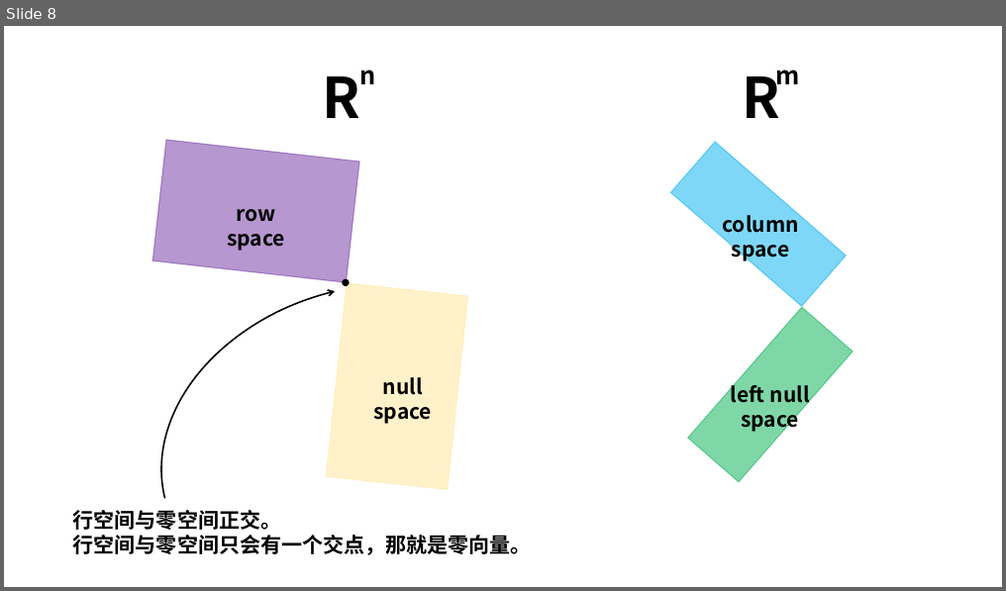
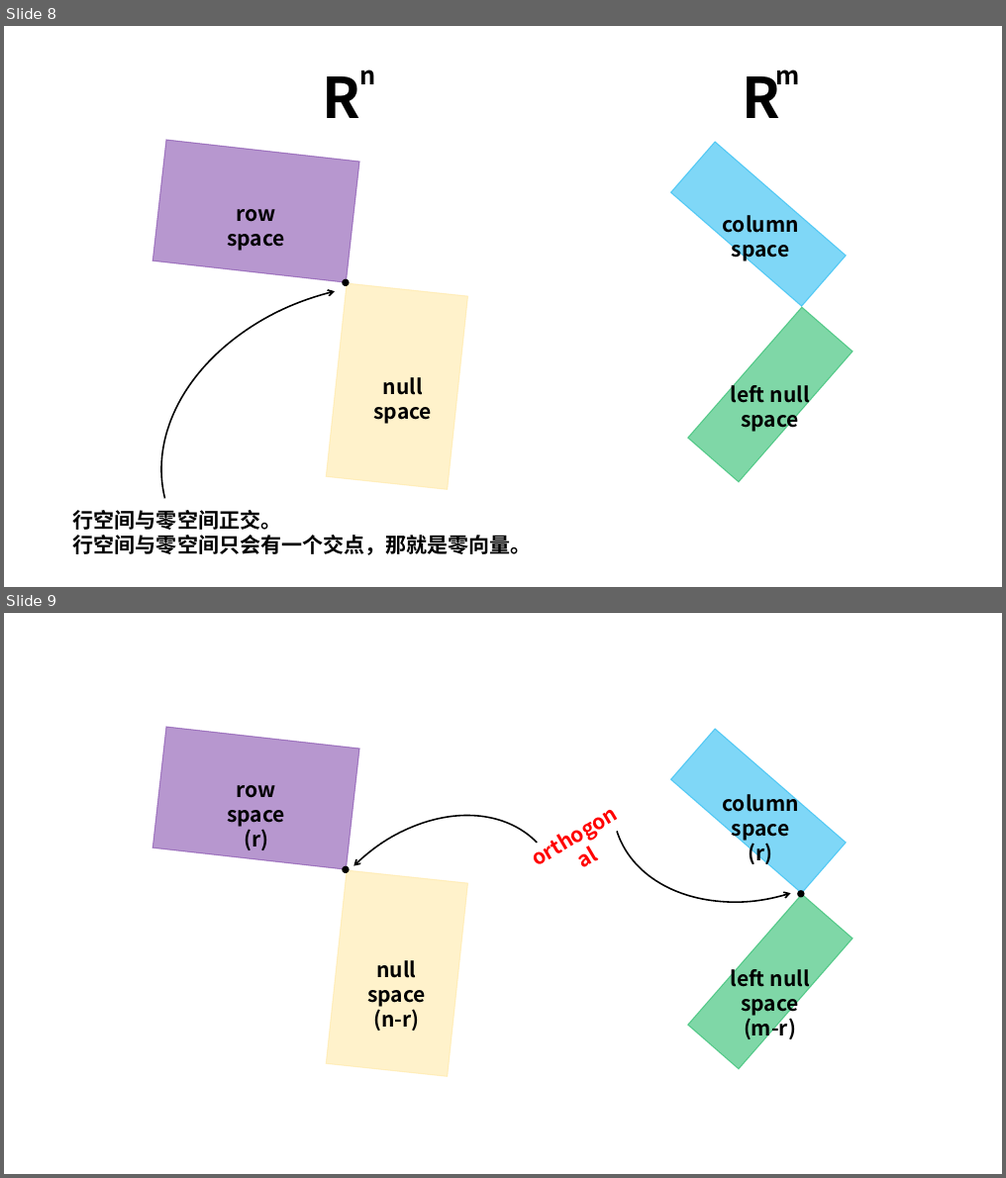
Before and after one commit to AnhaoROMA/LinearAlgebra-MIT, a slide deck: notes/campus.pptx. Shown one above the other, each under a label of ours: slide 8 before the commit, slides 8 and 9 after it. The pictures are 1006x591 and 1006x1178 pixels, drawn with LibreOffice and Linux fonts; fonts in the diff are those of the drawing. Boxes give left, top, right and bottom in pixels: in the first picture for what was removed or moved away, otherwise in the second. Text is boxed around its words. In the diff, an @@ line names an element or a change of style, - is before the commit and + after.

```diff
--- a/notes/campus.pptx
+++ b/notes/campus.pptx
@@ slide 9 added at bbox=[4, 613, 1002, 1174], background #FFFFFF @@
@@ arc (boxed as its full ellipse) added at bbox=[584, 637, 932, 938], outline #000000 1.5 pt @@
@@ rectangle added at bbox=[152, 727, 359, 870], fill #7030A0 at 50% opacity, outline #7030A0 1 pt @@
@@ rectangle added at bbox=[671, 729, 846, 894], fill #00B0F0 at 50% opacity, outline #00B0F0 1 pt @@
@@ text added at bbox=[227, 785, 285, 851], 20 pt, text #000000, bold @@
+row space
+(r)
@@ arc (boxed as its full ellipse) added at bbox=[249, 762, 615, 1128], outline #000000 1.5 pt @@
@@ text added at bbox=[723, 790, 799, 866], 20 pt, text #000000, bold @@
+column space
+(r)
@@ text added at bbox=[513, 791, 635, 881], 20 pt, text #FF0000, bold @@
+orthogonal
@@ rectangle added at bbox=[327, 870, 468, 1077], fill #FFE699 at 50% opacity, outline #FFE699 1 pt @@
@@ ellipse added at bbox=[343, 866, 349, 872], fill #000000, outline #000000 1 pt @@
@@ rectangle added at bbox=[688, 894, 853, 1069], fill #00B050 at 50% opacity, outline #00B050 1 pt @@
@@ ellipse added at bbox=[798, 891, 804, 897], fill #000000, outline #000000 1 pt @@
@@ text added at bbox=[367, 960, 426, 1031], 20 pt, text #000000, bold @@
+null space
+(n-r)
@@ text added at bbox=[730, 965, 810, 1042], 20 pt, text #000000, bold @@
+left null space
+(m-r)
```
Also in this commit, not shown: 1 other slide added, 9 other files.
